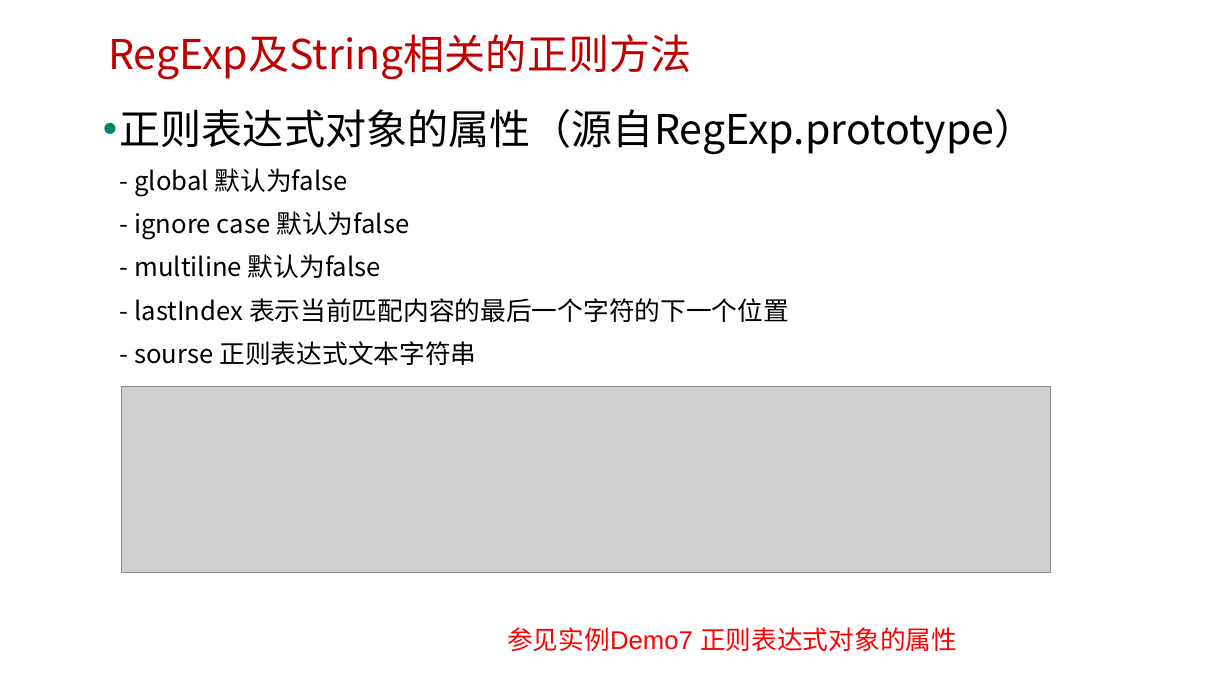
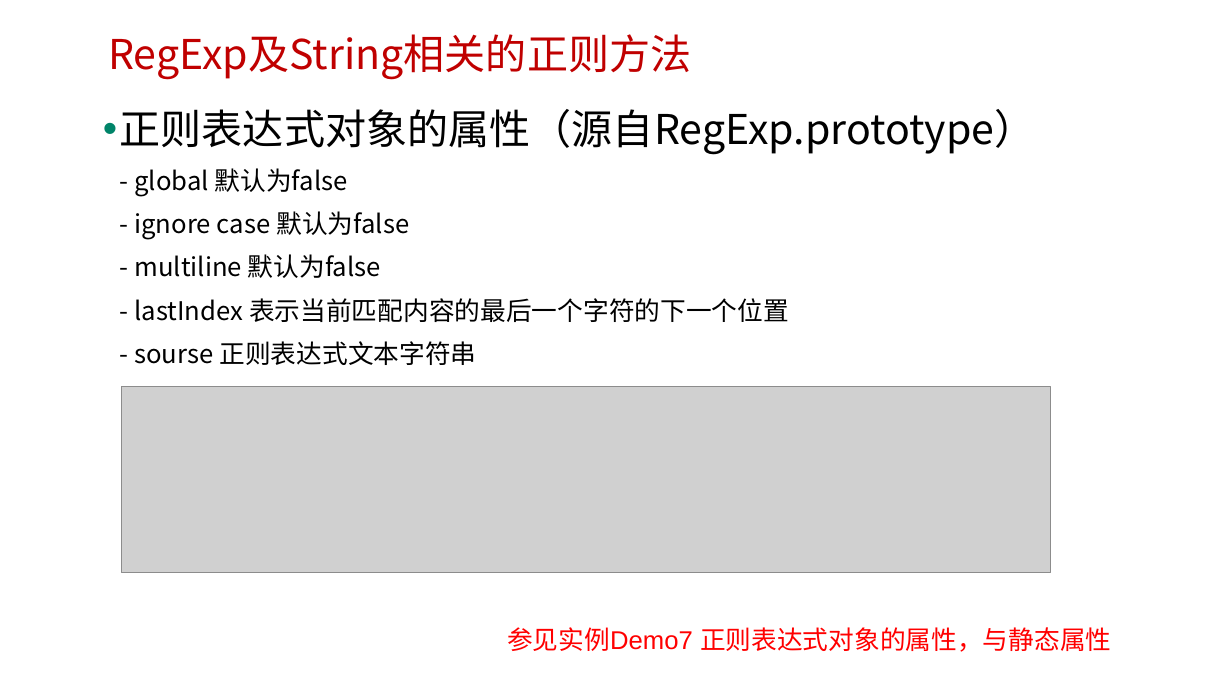
Before and after one commit to edu2act/course-javascript-advanced, a slide deck: slide 10 of 课程PPT/20.JS标准内置对象-构造器（RegExp）正则表达式.pptx. Drawn at 1232x693 pixels with LibreOffice and Linux fonts; fonts in the diff are those of the drawing; grey boxes stand for pictures; background and template pictures are left out. Boxes give left, top, right and bottom in pixels: in the first picture for what was removed or moved away, otherwise in the second. Text is boxed around its words. In the diff, an @@ line names an element or a change of style, - is before the commit and + after.

```diff
--- a/课程PPT/20.JS标准内置对象-构造器（RegExp）正则表达式.pptx
+++ b/课程PPT/20.JS标准内置对象-构造器（RegExp）正则表达式.pptx
@@ text at [507,627,1111,652]: text changed @@
-参见实例Demo7 正则表达式对象的属性
+参见实例Demo7 正则表达式对象的属性，与静态属性
```
Also in this commit, not shown: 1 other slide changed, 11 other files.
